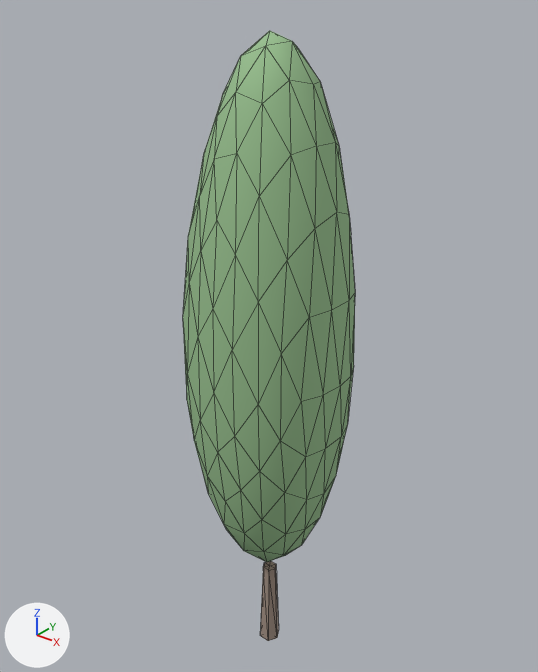
Two versions of the glTF model web/public/models/tree-conifer-d.glb, one commit apart.
Both versions are drawn from a 50 mm lens placed at (0.607, -0.76, 1.061), pointed at (-0.022, 0.027, 0.573). The lights are fixed; the arrows at lower left show +X, +Y and +Z. The picture after the commit comes second. Mesh edges are drawn as thin lines. Vertices at exactly the same position are counted once.

Names of what the first picture shows: 'tree-conifer-d'.
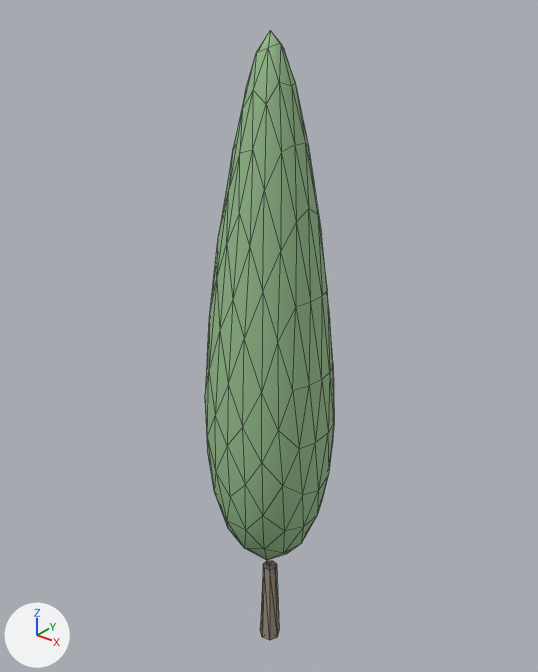
What changed in the scene script:
```text
Change me_tree_conifer_d:
    used by ob_tree_conifer_d; location = (0.0, 0.0, 0.0)
    remove me_tree_conifer_d.from_pydata(...)  # 176 vertices, 344 faces; spans x -0.125..0.125, y -0.123..0.123, z 0.0..1.0
    add me_tree_conifer_d.from_pydata(...)  # 178 vertices, 348 faces; spans x -0.097..0.097, y -0.098..0.098, z 0.0..1.0
    me_tree_conifer_d part 1: a new loose piece, a 7-sided cut cone along z (radius 0.018 at the low end, 0.012 at the high end) spanning x -0.015..0.018, y -0.017..0.018, z 0.0..0.157, in mat_bark (beige #a08e81)
    me_tree_conifer_d part 2: the loose piece of 162 vertices spanning x -0.125..0.125, y -0.123..0.123, z 0.189..1.0 is rebuilt with 162 vertices and now spans x -0.097..0.097, y -0.098..0.098, z 0.189..1.0
    other edits to the shape of me_tree_conifer_d do not show in these pictures
```

Where the change shows, as pixel boxes (x1, y1, x2, y2) in the pictures (538 x 672 px):
'tree-conifer-d', reshaped (25% narrower)
    before: (183, 31, 355, 641)
    after: (205, 31, 334, 640)
part 1 of me_tree_conifer_d, added (beige)
    after: (260, 561, 279, 640)
part 2 of me_tree_conifer_d, rebuilt (25% narrower)
    before: (183, 31, 355, 562)
    after: (205, 31, 334, 560)
